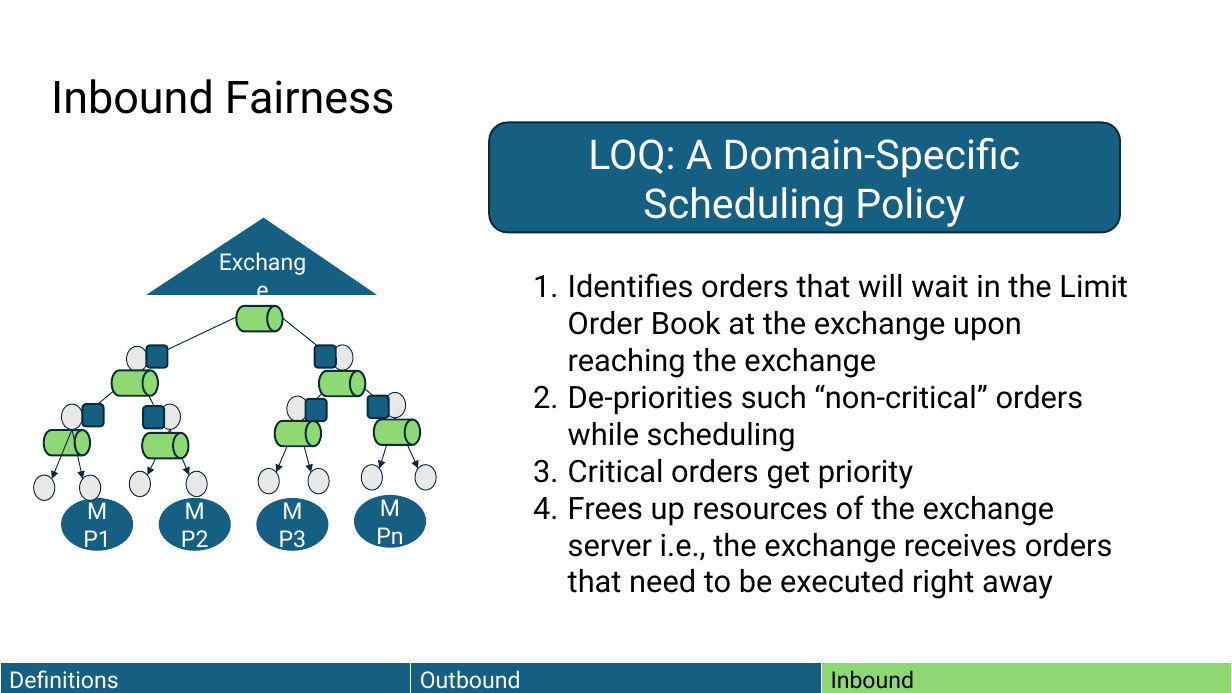
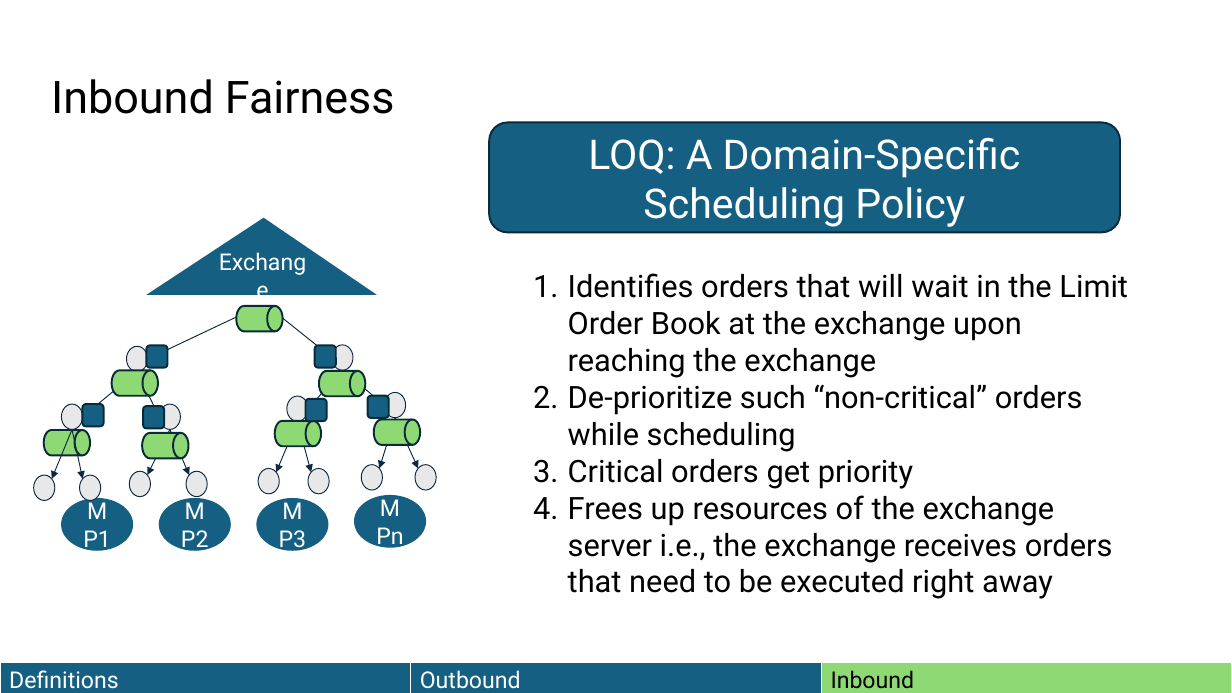
Before and after one commit to HaseebLUMS/Onyx-Presentation, a slide deck: slide 91 of thesis-latency-fairness.pptx (slide 75 before the commit). Drawn at 1232x693 pixels with LibreOffice and Linux fonts; fonts in the diff are those of the drawing. Boxes give left, top, right and bottom in pixels: in the first picture for what was removed or moved away, otherwise in the second. Text is boxed around its words. In the diff, an @@ line names an element or a change of style, - is before the commit and + after.

```diff
--- a/thesis-latency-fairness.pptx
+++ b/thesis-latency-fairness.pptx
@@ text at box(568, 384, 1083, 452): text changed @@
-2. De-priorities such “non-critical” orders while scheduling
+2. De-prioritize such “non-critical” orders while scheduling
```
Also in this commit, not shown: 3 other slides changed, 16 slides added.
